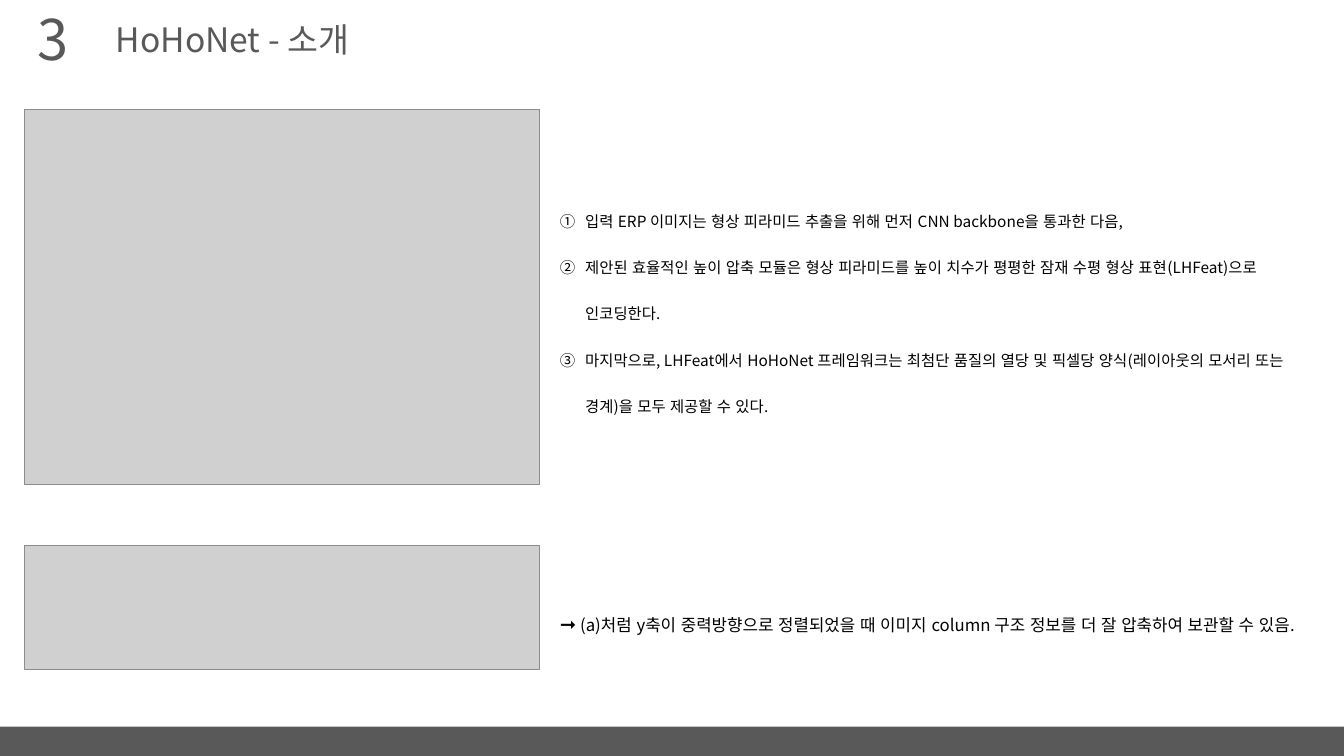
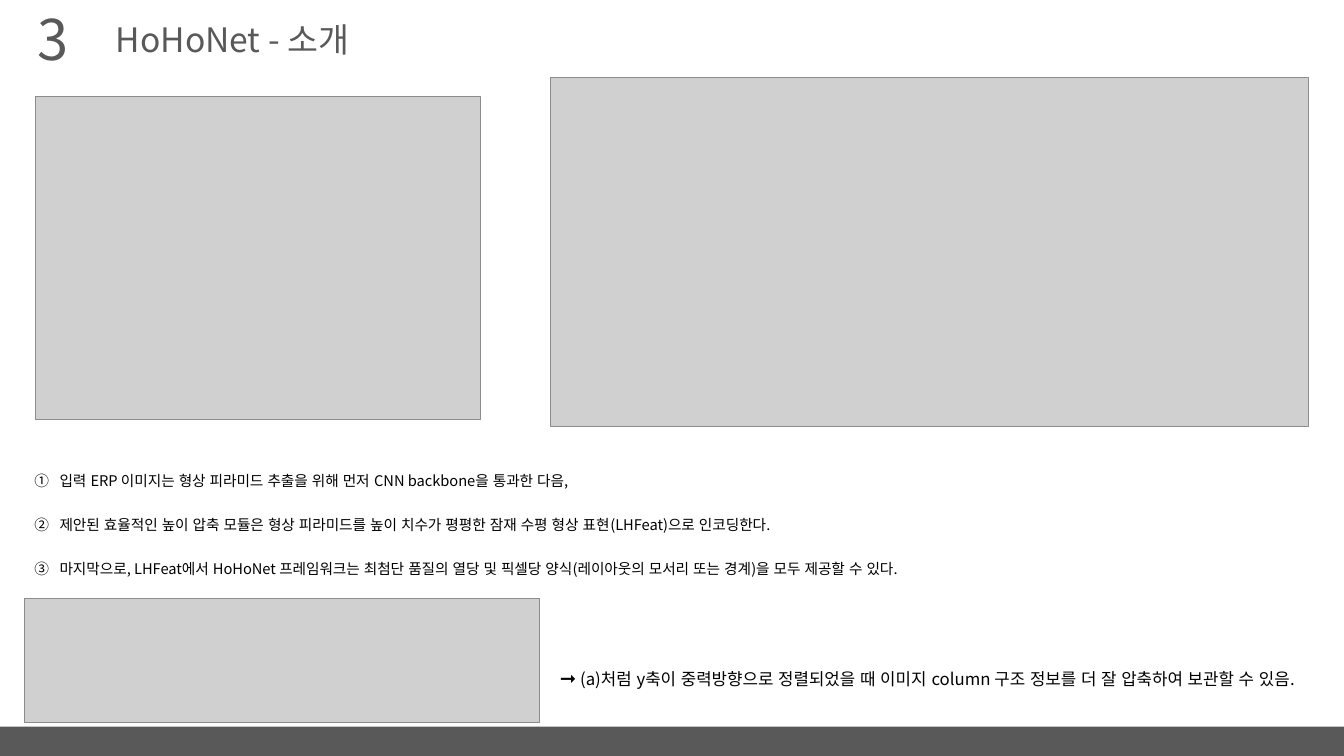
Before and after one commit to arittung/3D_Room_Layout_estimation, a slide deck: slide 8 of LayoutNet-HorizonNet-HoHoNet 정리.pptx. Drawn at 1344x756 pixels with LibreOffice and Linux fonts; fonts in the diff are those of the drawing; grey boxes stand for pictures. Boxes give left, top, right and bottom in pixels: in the first picture for what was removed or moved away, otherwise in the second. Text is boxed around its words. In the diff, an @@ line names an element or a change of style, - is before the commit and + after.

```diff
--- a/LayoutNet-HorizonNet-HoHoNet 정리.pptx
+++ b/LayoutNet-HorizonNet-HoHoNet 정리.pptx
@@ picture added at (551,78,1309,426) @@
@@ picture: place and size @@
-picture at (24,110,539,485)
+picture at (36,96,481,419)
@@ text "입력 ERP 이미지는 형상 피라미드 ...": place and size @@
-text "입력 ERP 이미지는 형상 피라미드 ..." at (585,214,1283,415)
+text "입력 ERP 이미지는 형상 피라미드 ..." at (60,473,898,577)
@@ text "입력 ERP 이미지는 형상 피라미드 ..." at (60,473,898,577): size 11 to 10.5 pt @@
@@ picture: place and size @@
-picture at (24,545,539,669)
+picture at (24,599,539,723)
@@ text "➞ (a)처럼 y축이 중력방향으로 정렬되었을 ...": place and size @@
-text "➞ (a)처럼 y축이 중력방향으로 정렬되었을 ..." at (580,617,1295,635)
+text "➞ (a)처럼 y축이 중력방향으로 정렬되었을 ..." at (580,671,1295,689)
```
Also in this commit, not shown: 4 other slides changed, 6 other files.
